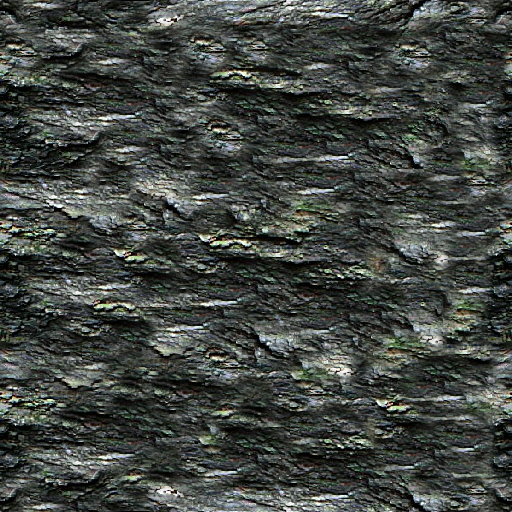
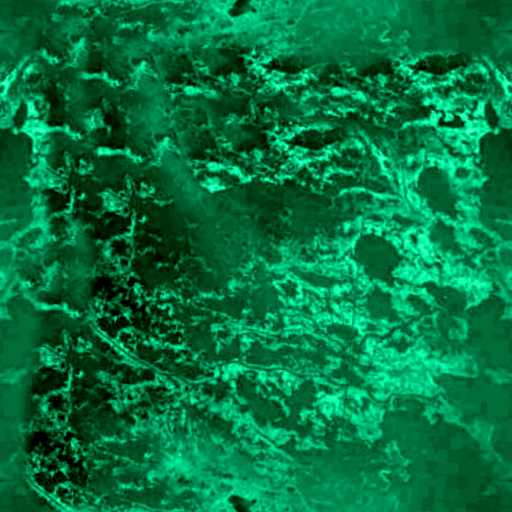
Revision of a layered (512, 512) image; what changed, layer by layer:
added layer "Layer #1" above "Layer" over [0, 0, 512, 512]
